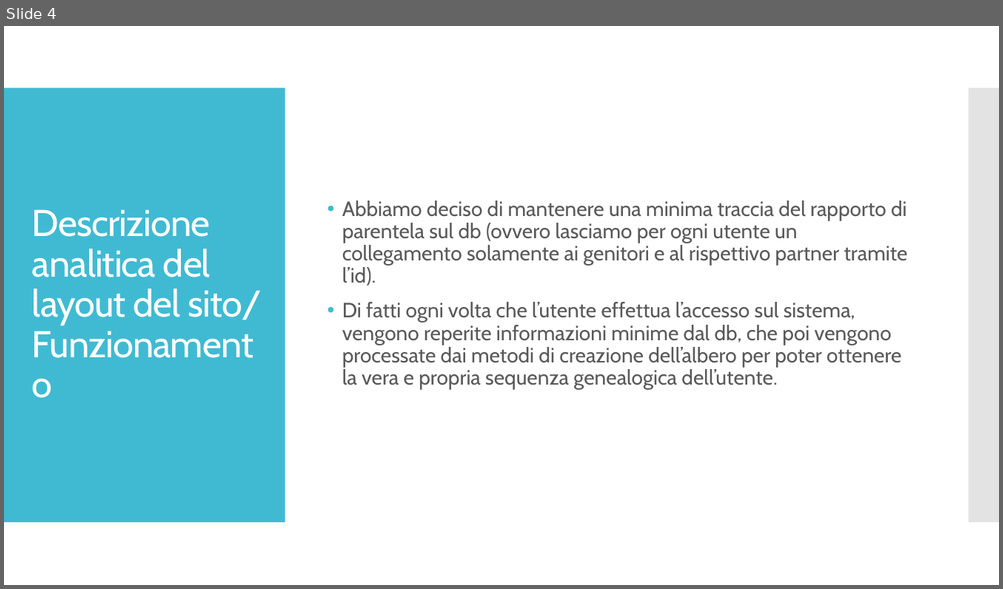
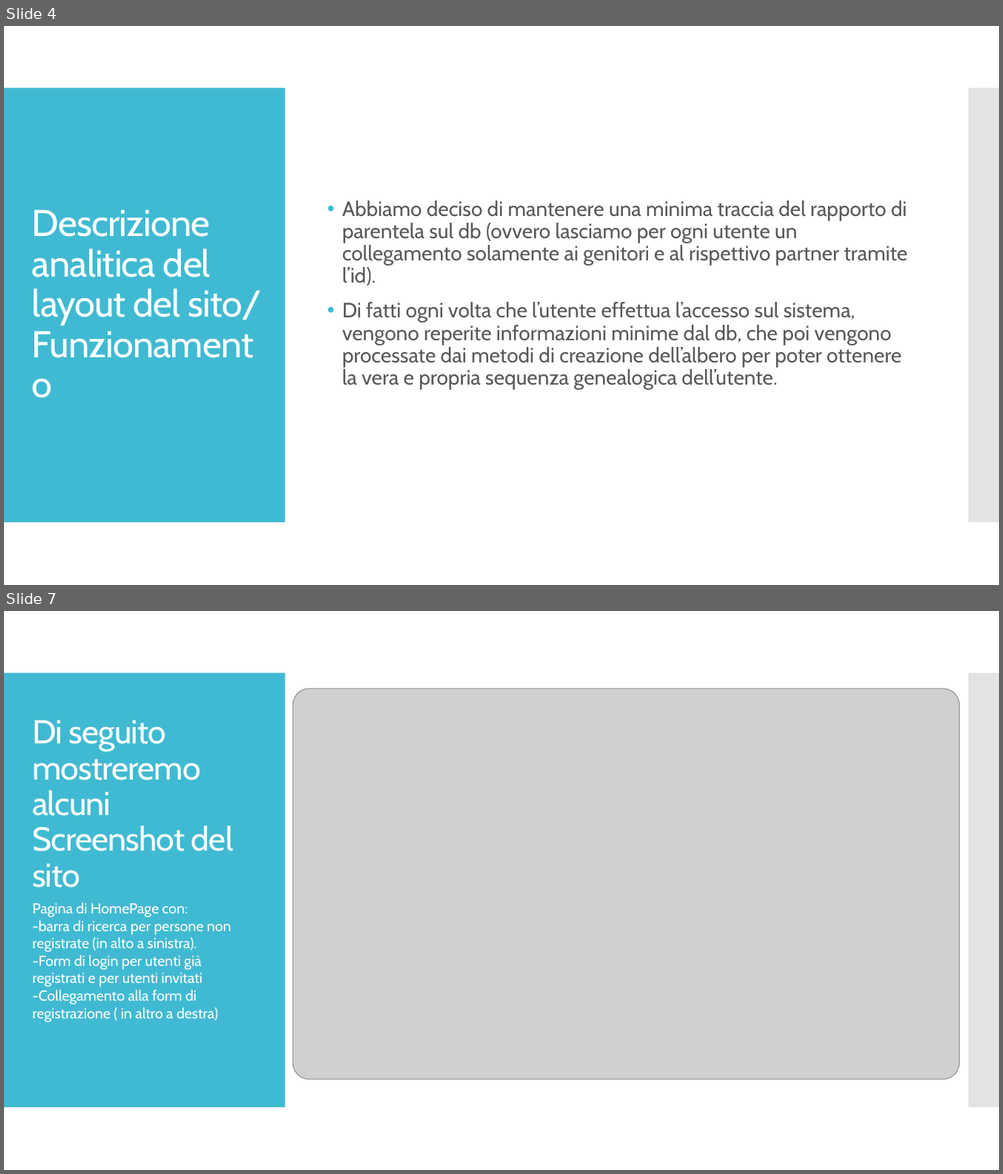
Before and after one commit to francar93/genealogytree, a slide deck: Presentazione idw.pptx. Shown one above the other, each under a label of ours: slide 4 before the commit, slides 4 and 7 after it; the slides between them are not shown. The pictures are 1003x589 and 1003x1174 pixels, drawn with LibreOffice and Linux fonts; fonts in the diff are those of the drawing; grey boxes stand for pictures. Boxes give left, top, right and bottom in pixels: in the first picture for what was removed or moved away, otherwise in the second. Text is boxed around its words. In the diff, an @@ line names an element or a change of style, - is before the commit and + after.

```diff
--- a/Presentazione idw.pptx
+++ b/Presentazione idw.pptx
@@ slide 7 added at bbox=[4, 611, 999, 1170], background #FFFFFF; not listed: 2 template elements that a slide beside it also shows @@
@@ picture added at bbox=[293, 689, 959, 1079] @@
@@ title added at bbox=[32, 720, 233, 888], 32 pt, text #FFFFFF @@
+Di seguito mostreremo alcuni Screenshot del sito
@@ text added at bbox=[32, 903, 231, 1022], 14 pt, text #FFFFFF @@
+Pagina di HomePage con:
+-barra di ricerca per persone non registrate (in alto a sinistra).
+-Form di login per utenti già registrati e per utenti invitati
+-Collegamento alla form di registrazione ( in altro a destra)
```
Also in this commit, not shown: 4 other slides added, 4 other files.
